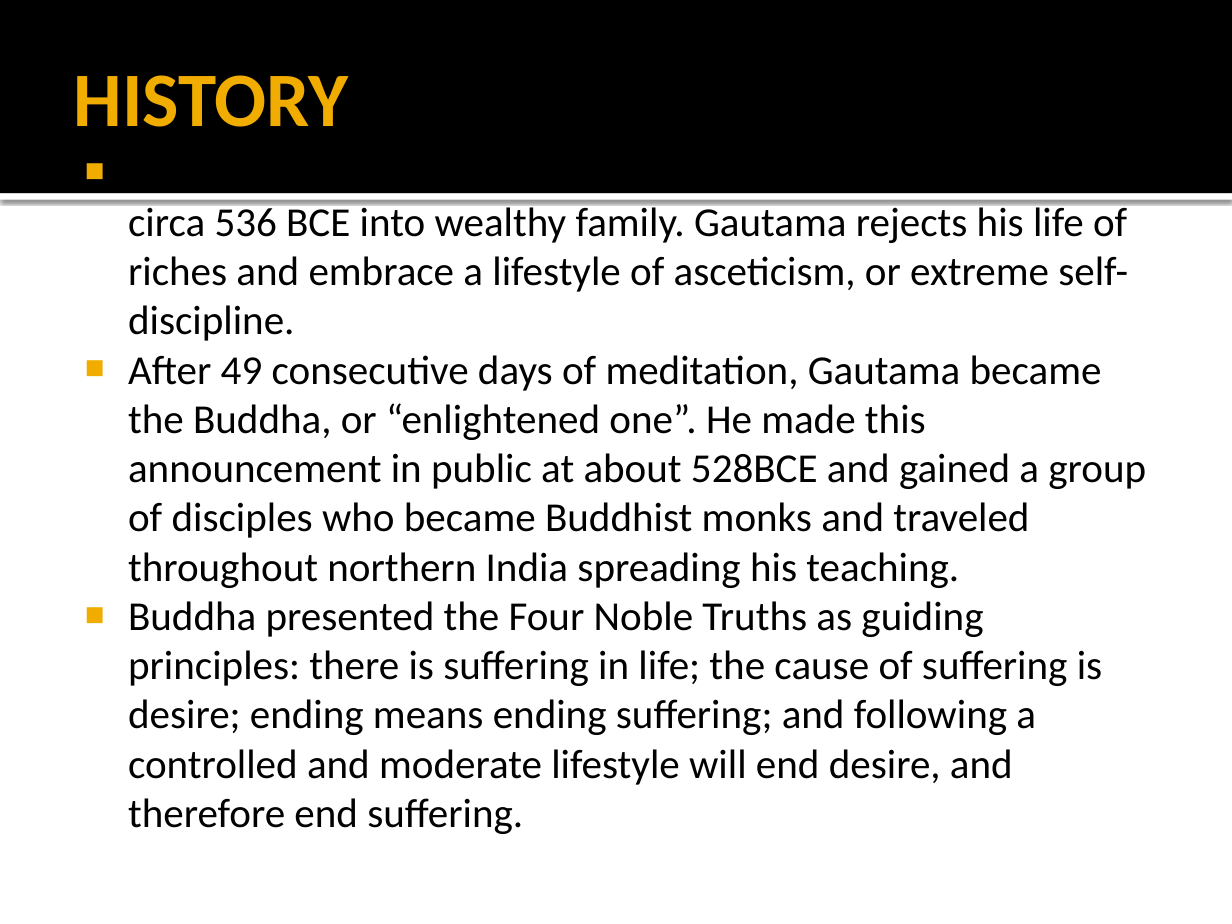
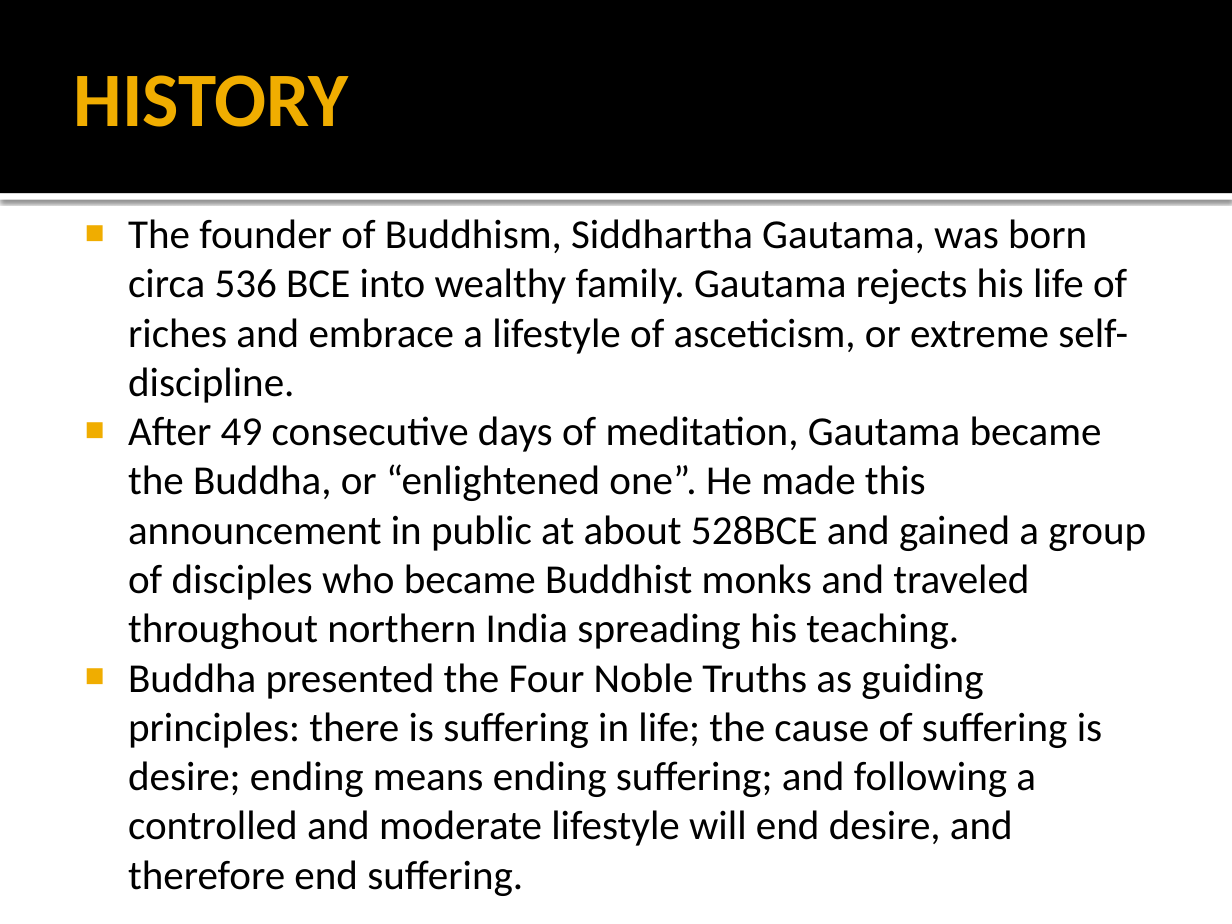
Before and after one commit to Karmap98/rongkup07, a slide deck: slide 3 of BUDDHISM.pptx. Drawn at 1232x924 pixels with LibreOffice and Linux fonts; fonts in the diff are those of the drawing. Boxes give left, top, right and bottom in pixels: in the first picture for what was removed or moved away, otherwise in the second. Text is boxed around its words. In the diff, an @@ line names an element or a change of style, - is before the commit and + after.

Commit message:
Add files via upload
ppt

```diff
--- a/BUDDHISM.pptx
+++ b/BUDDHISM.pptx
@@ text "The founder of Buddhism, Siddhartha ..." rewrapped from (128,193,1146,834) to (128,219,1146,896) @@
```
Also in this commit, not shown: 3 other slides changed.
